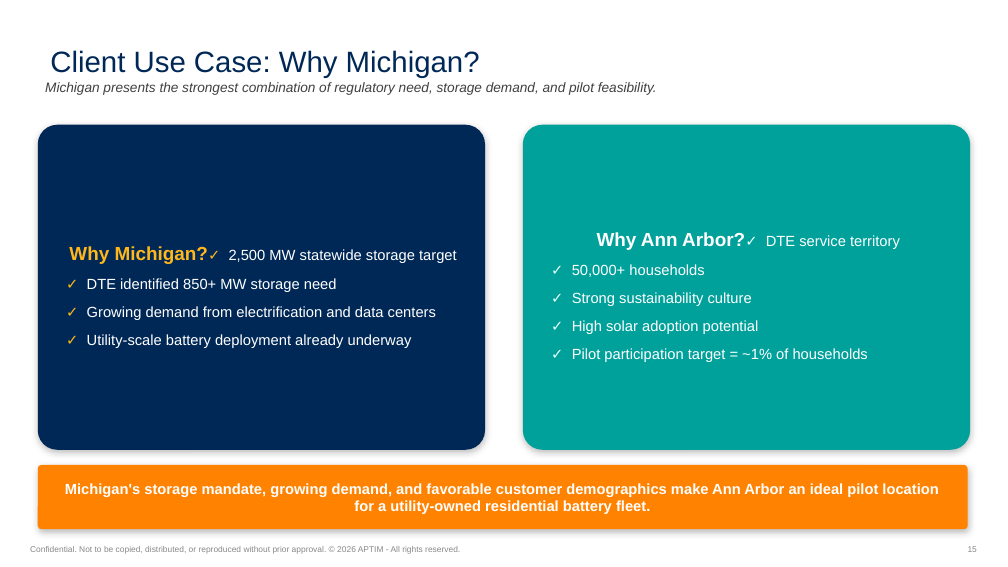
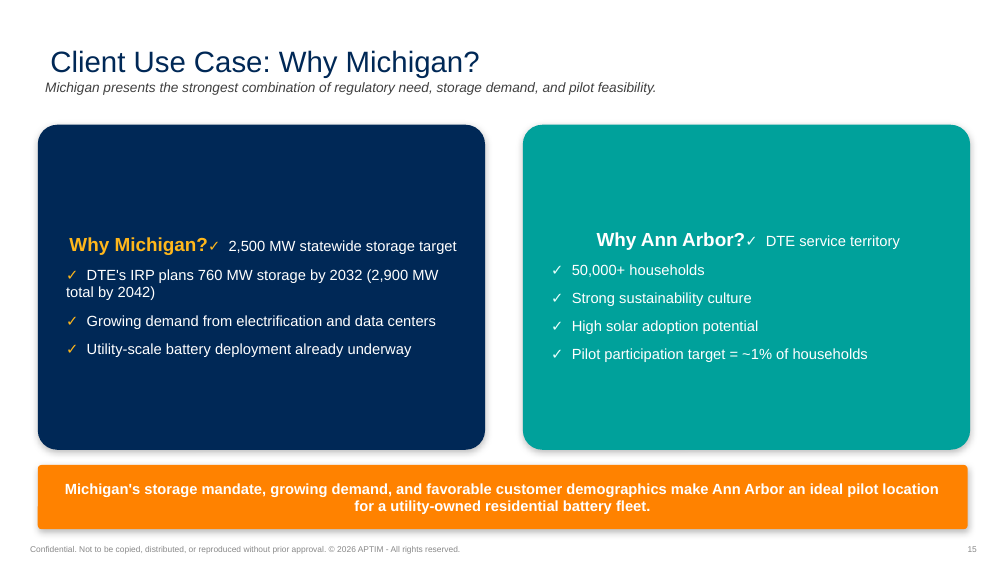
Before and after one commit to graseeuh/HERMES, a slide deck: slide 20 of Michigan_Use_Case_Slides.pptx. Drawn at 1008x567 pixels with LibreOffice and Linux fonts; fonts in the diff are those of the drawing; background and template pictures are left out. Boxes give left, top, right and bottom in pixels: in the first picture for what was removed or moved away, otherwise in the second. Text is boxed around its words. In the diff, an @@ line names an element or a change of style, - is before the commit and + after.

```diff
--- a/Michigan_Use_Case_Slides.pptx
+++ b/Michigan_Use_Case_Slides.pptx
@@ text in rounded rectangle at (66, 269, 438, 300): text changed @@
-✓ DTE identified 850+ MW storage need
+✓ DTE's IRP plans 760 MW storage by 2032 (2,900 MW total by 2042)
```
Also in this commit, not shown: 1 other file.
